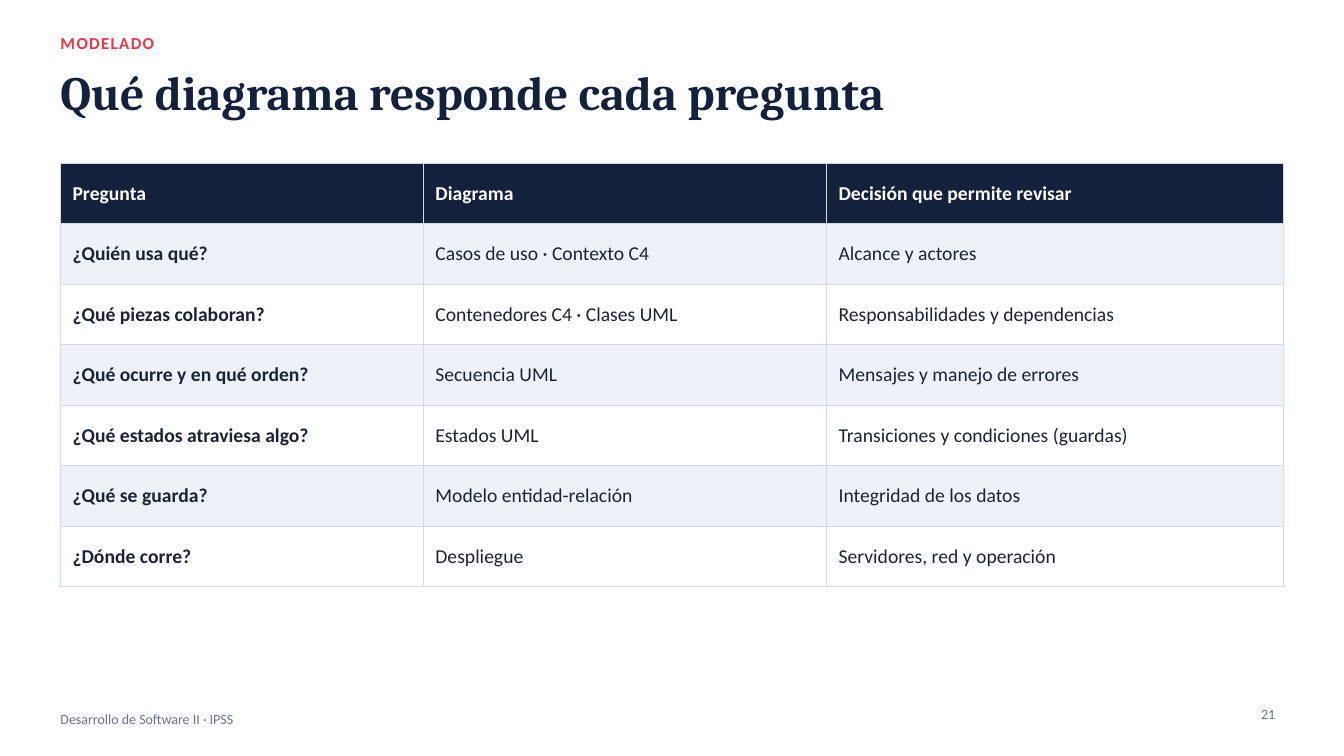
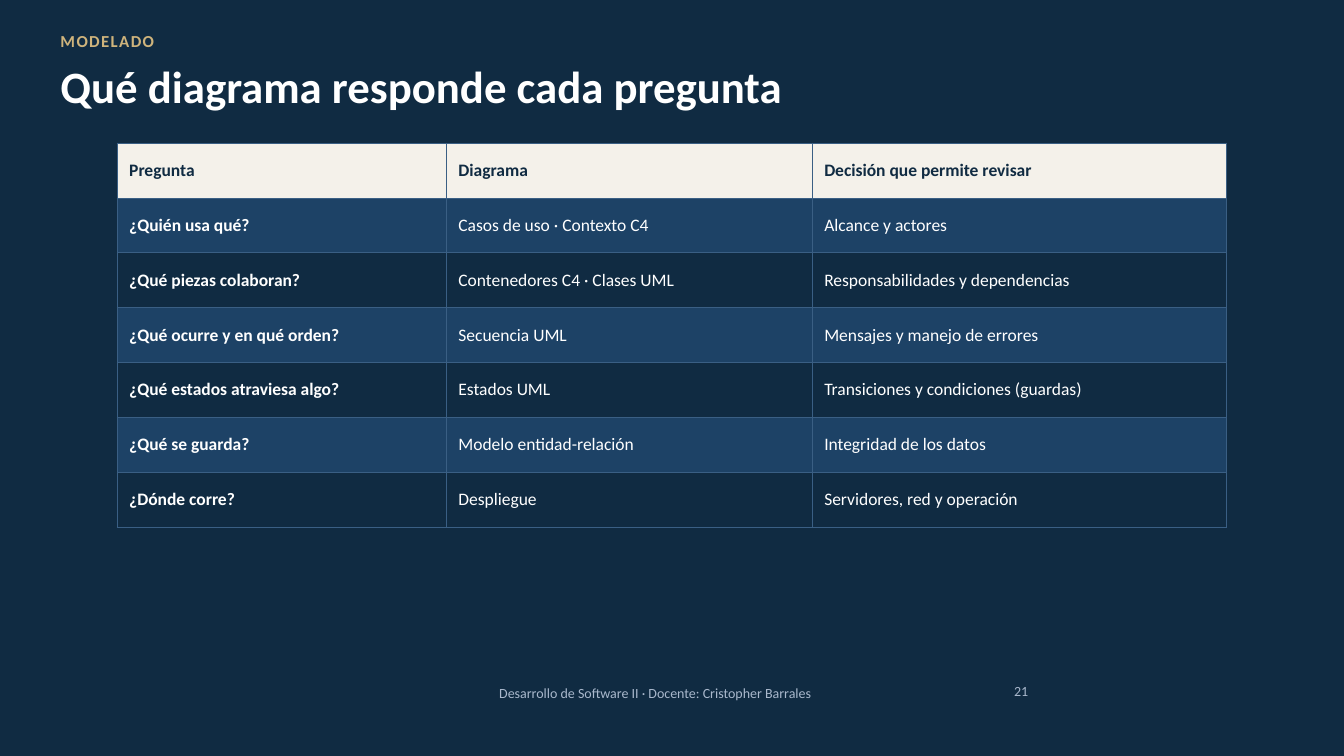
Before and after one commit to cbarralesp/Kanban_docs, a slide deck: slide 21 of C3-Desarrollo-de-Software.pptx. Drawn at 1344x756 pixels with LibreOffice and Linux fonts; fonts in the diff are those of the drawing; background and template pictures are left out. Boxes give left, top, right and bottom in pixels: in the first picture for what was removed or moved away, otherwise in the second. Text is boxed around its words. In the diff, an @@ line names an element or a change of style, - is before the commit and + after.

```diff
--- a/C3-Desarrollo-de-Software.pptx
+++ b/C3-Desarrollo-de-Software.pptx
@@ background #FFFFFF to picture (left out) @@
@@ text "MODELADO" at [60, 36, 154, 47]: text colour #E63946 to #CFB47C @@
@@ title "Qué diagrama responde cada pregunta" at [60, 71, 782, 111]: size 34 to 32 pt, font Cambria to Calibri, text colour #14213D to #FFFFFF @@
@@ table at [117, 143, 1227, 512] @@
@@ fill #14213D to #F4F1EA in row 1 @@
@@ fill #EEF2F8 to #1D4266 in 9 cells @@
@@ fill #FFFFFF to #102B42 in 9 cells @@
@@ size 14 to 12.5 pt @@
@@ text colour #FFFFFF to #102B42 in "Pregunta", "Diagrama", "Decisión que permite revisar" @@
@@ text colour #1B2433 to #FFFFFF in "¿Quién usa qué?", "Casos de uso · Contexto C4", "Alcance y actores", "¿Qué piezas colaboran?" and 14 more places @@
@@ borders changed @@
@@ table: place and size @@
-table at [60, 163, 1284, 571]
+table at [117, 143, 1227, 512]
@@ text at [499, 688, 811, 700]: text changed; text colour #6B7385 to #A9B8CC @@
-Desarrollo de Software II · IPSS
+Desarrollo de Software II · Docente: Cristopher Barrales
@@ page number: place and size @@
-page number at [1261, 710, 1275, 719]
+page number at [1014, 687, 1028, 696]
@@ page number at [1014, 687, 1028, 696]: text colour #6B7385 to #A9B8CC @@
```
Also in this commit, not shown: 116 other slides changed.
